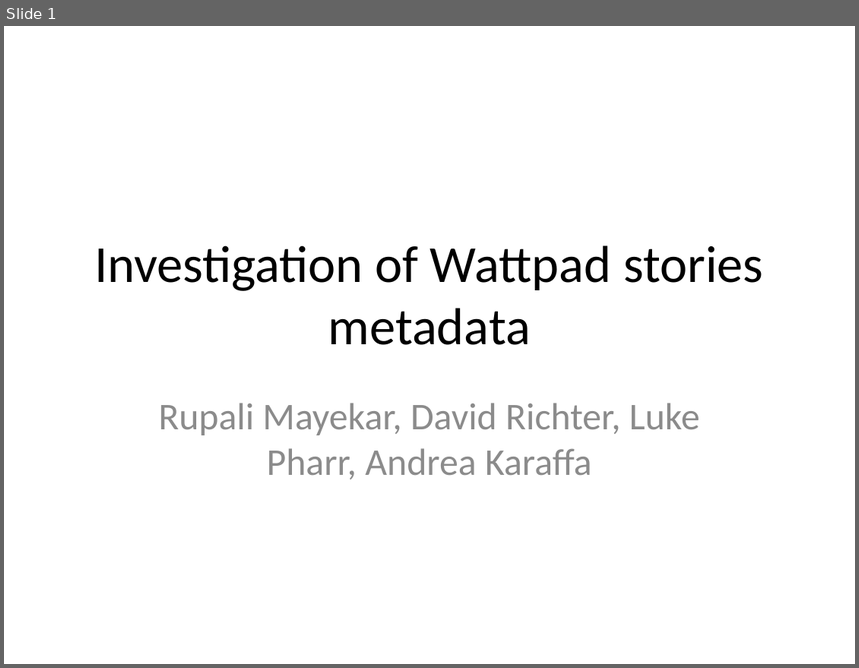
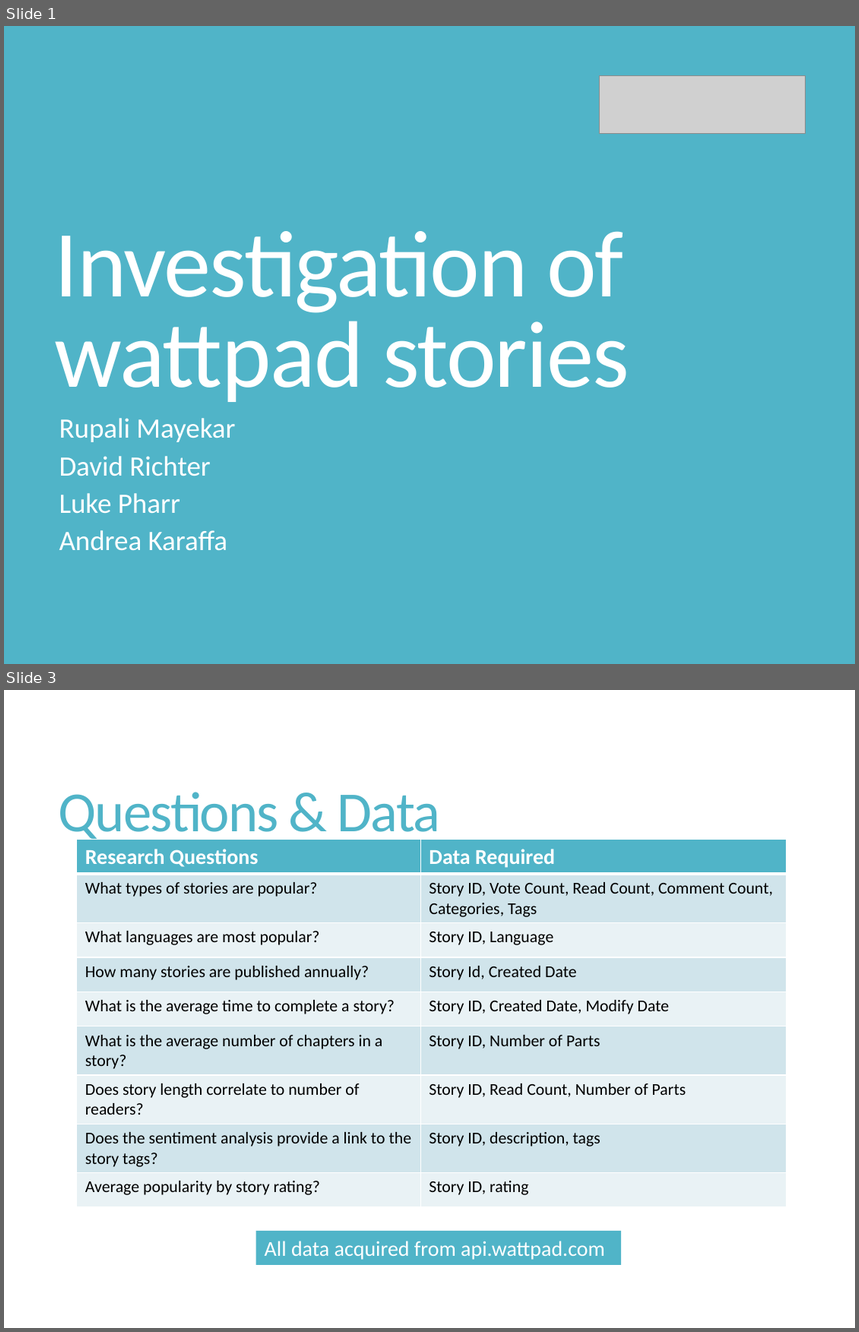
Before and after one commit to rupalimayekar/ProjectWattpad, a slide deck: WattpadPrez.pptx. Shown one above the other, each under a label of ours: slide 1 before the commit, slides 1 and 3 after it; the slides between them are not shown. The pictures are 859x668 and 859x1332 pixels, drawn with LibreOffice and Linux fonts; fonts in the diff are those of the drawing; grey boxes stand for pictures. Boxes give left, top, right and bottom in pixels: in the first picture for what was removed or moved away, otherwise in the second. Text is boxed around its words. In the diff, an @@ line names an element or a change of style, - is before the commit and + after.

Commit message:
updated presentation& added rating barplot

```diff
--- a/WattpadPrez.pptx
+++ b/WattpadPrez.pptx
@@ slide 3 added at [4,690,855,1328], background #FFFFFF @@
@@ title added at [59,792,440,845], 48 pt, text #50B4C8 @@
+Questions & Data
@@ table added at [76,840,786,1205], 9 rows, 2 columns @@
+Research Questions | Data Required
+What types of stories are popular? | Story ID, Vote Count, Read Count, Comment Count, Categories, Tags
+What languages are most popular? | Story ID, Language
+How many stories are published annually? | Story Id, Created Date
+What is the average time to complete a story? | Story ID, Created Date, Modify Date
+What is the average number of chapters in a story? | Story ID, Number of Parts
+Does story length correlate to number of readers? | Story ID, Read Count, Number of Parts
+Does the sentiment analysis provide a link to the story tags? | Story ID, description, tags
+Average popularity by story rating? | Story ID, rating
@@ rectangle added at [256,1231,621,1265], fill #50B4C8, 18 pt, text #FFFFFF @@
+All data acquired from api.wattpad.com
@@ slide 1 changed as well @@
@@ background #FFFFFF to #50B4C8 @@
@@ picture added at [600,76,806,134] @@
@@ title "Investigation of wattpad stories" at [55,231,629,402]: vertical alignment middle to bottom @@
@@ title at [55,231,629,402]: text changed; size 44 to 80 pt; text colour #000000 to #FFFFFF @@
-Investigation of Wattpad stories metadata
+Investigation of wattpad stories
@@ subtitle at [59,418,235,551]: text changed; size 32 to 23.8 pt; text colour #8C8C8C to #FFFFFF @@
-Rupali Mayekar, David Richter, Luke Pharr, Andrea Karaffa
+Rupali Mayekar
+David Richter
+Luke Pharr
+Andrea Karaffa
```
Also in this commit, not shown: 10 other slides added, 9 other files.
